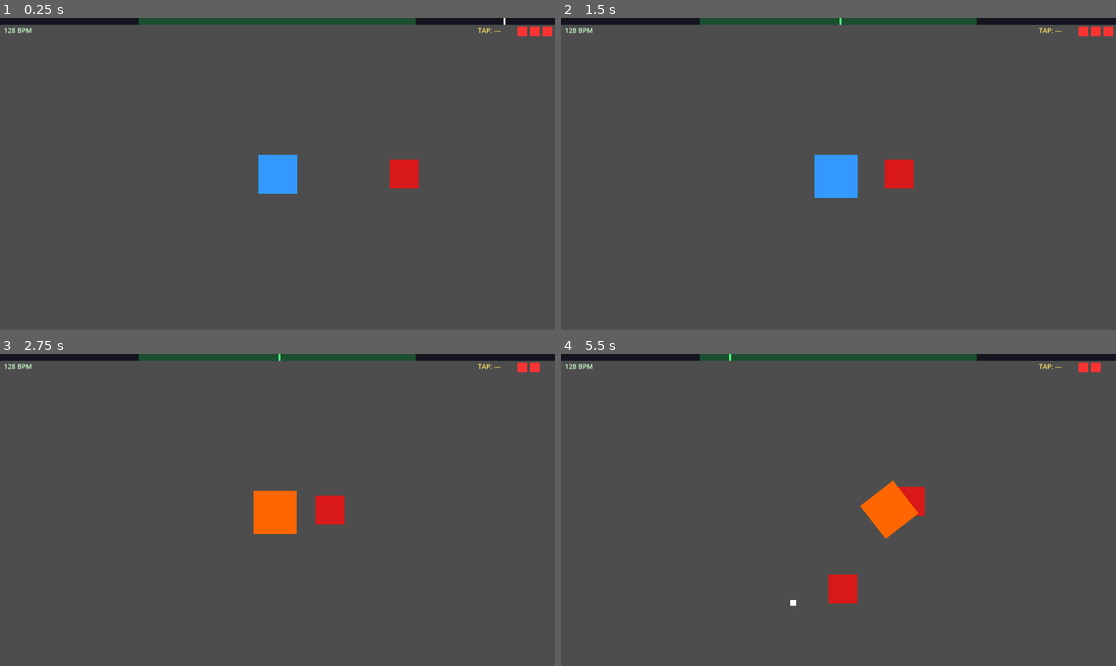
Above: before the commit, frames 1-4 (two rows, left to right).
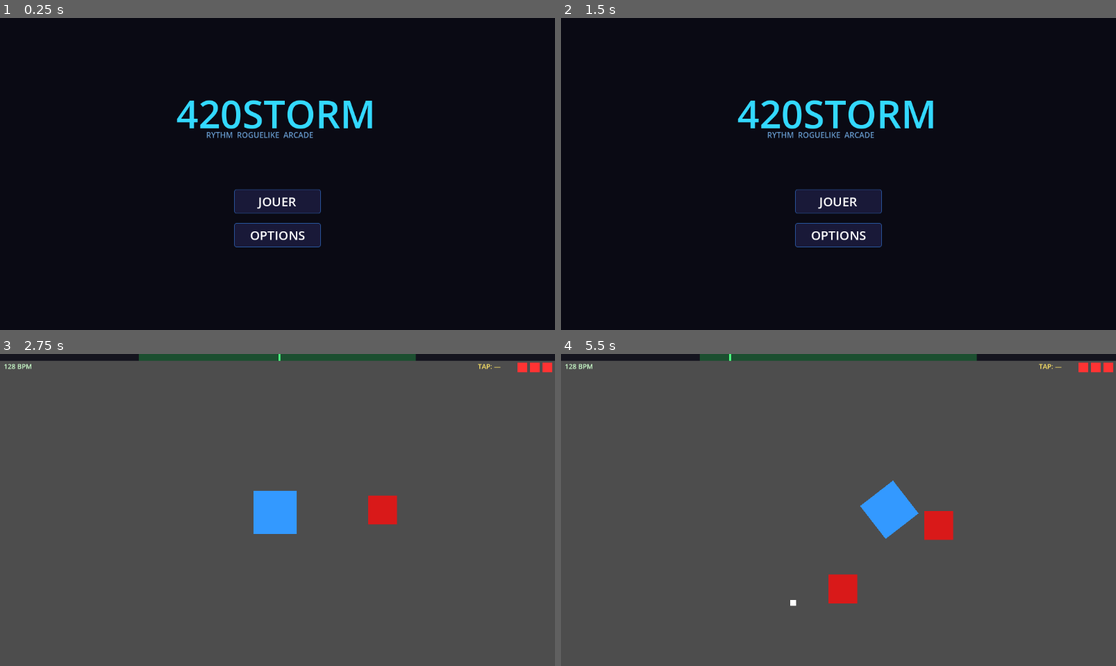
Above: after the commit, the same moments.

Repository: Telooss/420STROM
Game: Godot game, scene res://scenes/menu.tscn
Two runs of this game, one before a commit and one after it. Both use one fixed random seed, a clock stepped at 60 frames per second and the inputs below. Before the commit the project starts from res://node_2d.tscn.
Inputs (mouse positions are in pixels of both pictures, inside the frame that each line leads up to):
- Up to frame 1 (0.25 s): no input
- Up to frame 2 (1.5 s): click (838, 236) at 0.5 s, where only the run after the commit has a clickable "OPTIONS"; click (838, 211) at 1.25 s, where only the run after the commit has a clickable "FERMER"
- Up to frame 3 (2.75 s): click (277, 538) at 2 s, where only the run after the commit has a clickable "JOUER"
- Up to frame 4 (5.5 s): tap Enter at 2.75 s; move the mouse to (960, 494) at 2.77 s; hold D 2.78-3.53 s; hold Z 2.78-3.53 s; click (960, 494) at 2.92 s; move the mouse to (727, 525) at 3.52 s; hold S 3.53-4.28 s; tap Q at 3.6 s; move the mouse to (894, 441) at 4.27 s; hold D from 4.28 s (still down); tap C at 4.35 s; move the mouse to (810, 572) at 5.02 s; tap R at 5.1 s; click (810, 572) at 5.17 s

The runs differ from the first frame. In frame 1, 99% of the frame differs, in the area x 0-100%, y 0-100%; in frame 2, 99%; in frame 3, 2.2%; in frame 4, 1.8%.
Error in both runs: Trying to call an async function without "await". (res://scripts/beat_controller.gd:160)

Commit message:
feat: menu principal JOUER / OPTIONS
- Menu cyber dark blue avec titre 420STORM
- JOUER → lance la partie
- OPTIONS → panel avec info calibration (C en jeu)
- Menu défini comme scène principale au démarrage

Co-Authored-By: Claude Sonnet 4.6 <noreply@anthropic.com>

Diff:
--- a/project.godot
+++ b/project.godot
@@ -11,7 +11,7 @@
 [application]
 
 config/name="RogueLike Rythms"
-run/main_scene="uid://bvy0iclloicfe"
+run/main_scene="uid://menu420storm"
 config/features=PackedStringArray("4.6", "Forward Plus")
 config/icon="res://icon.svg"
 
--- /dev/null
+++ b/scenes/menu.tscn
@@ -0,0 +1,6 @@
+[gd_scene format=3 uid="uid://menu420storm"]
+
+[ext_resource type="Script" path="res://scripts/menu.gd" id="1_menu"]
+
+[node name="Menu" type="Node"]
+script = ExtResource("1_menu")
--- /dev/null
+++ b/scripts/menu.gd
@@ -0,0 +1,92 @@
+extends Node
+
+var _options_open: bool = false
+var _options_panel: ColorRect
+
+func _ready() -> void:
+	var vp := get_viewport().get_visible_rect().size
+
+	# Fond
+	var bg := ColorRect.new()
+	bg.color = Color(0.04, 0.04, 0.08)
+	bg.size = vp
+	add_child(bg)
+
+	# Titre
+	var title := Label.new()
+	title.text = "420STORM"
+	title.add_theme_font_size_override("font_size", 80)
+	title.modulate = Color(0.2, 0.85, 1.0)
+	title.position = Vector2(vp.x / 2.0 - 210, vp.y * 0.22)
+	add_child(title)
+
+	var sub := Label.new()
+	sub.text = "RYTHM  ROGUELIKE  ARCADE"
+	sub.add_theme_font_size_override("font_size", 16)
+	sub.modulate = Color(0.4, 0.6, 0.8)
+	sub.position = Vector2(vp.x / 2.0 - 148, vp.y * 0.22 + 88)
+	add_child(sub)
+
+	# Boutons
+	_make_button("JOUER",   Vector2(vp.x / 2.0 - 90, vp.y * 0.55),       _on_play)
+	_make_button("OPTIONS", Vector2(vp.x / 2.0 - 90, vp.y * 0.55 + 70),  _on_options)
+
+	# Panel options (caché par défaut)
+	_build_options_panel(vp)
+
+func _on_play() -> void:
+	get_tree().change_scene_to_file("res://node_2d.tscn")
+
+func _on_options() -> void:
+	_options_open = !_options_open
+	_options_panel.visible = _options_open
+
+func _build_options_panel(vp: Vector2) -> void:
+	_options_panel = ColorRect.new()
+	_options_panel.color = Color(0.06, 0.06, 0.14, 0.97)
+	_options_panel.size = Vector2(420, 240)
+	_options_panel.position = Vector2(vp.x / 2.0 - 210, vp.y / 2.0 - 120)
+	_options_panel.visible = false
+	add_child(_options_panel)
+
+	var title := Label.new()
+	title.text = "OPTIONS"
+	title.add_theme_font_size_override("font_size", 28)
+	title.modulate = Color(0.2, 0.85, 1.0)
+	title.position = Vector2(140, 20)
+	_options_panel.add_child(title)
+
+	var calib_info := Label.new()
+	calib_info.text = "Calibration latence\nLancer une partie puis appuyer sur C\npour calibrer le timing automatiquement."
+	calib_info.add_theme_font_size_override("font_size", 14)
+	calib_info.modulate = Color(0.8, 0.8, 0.8)
+	calib_info.position = Vector2(20, 80)
+	calib_info.autowrap_mode = TextServer.AUTOWRAP_WORD
+	calib_info.size = Vector2(380, 100)
+	_options_panel.add_child(calib_info)
+
+	var back := _make_button("FERMER", Vector2(140, 175), _on_options, _options_panel)
+	back.size = Vector2(140, 42)
+
+func _make_button(txt: String, pos: Vector2, callback: Callable, parent: Node = self) -> Button:
+	var btn := Button.new()
+	btn.text = txt
+	btn.position = pos
+	btn.size = Vector2(180, 50)
+	btn.add_theme_font_size_override("font_size", 26)
+	btn.add_theme_color_override("font_color",       Color(1, 1, 1))
+	btn.add_theme_color_override("font_hover_color", Color(0.2, 1.0, 0.8))
+	btn.add_theme_stylebox_override("normal",  _stylebox(Color(0.1, 0.1, 0.22)))
+	btn.add_theme_stylebox_override("hover",   _stylebox(Color(0.15, 0.25, 0.45)))
+	btn.add_theme_stylebox_override("pressed", _stylebox(Color(0.2, 0.6, 1.0, 0.5)))
+	btn.pressed.connect(callback)
+	parent.add_child(btn)
+	return btn
+
+func _stylebox(color: Color) -> StyleBoxFlat:
+	var sb := StyleBoxFlat.new()
+	sb.bg_color = color
+	sb.border_color = Color(0.25, 0.55, 1.0, 0.6)
+	sb.set_border_width_all(1)
+	sb.set_corner_radius_all(4)
+	return sb
